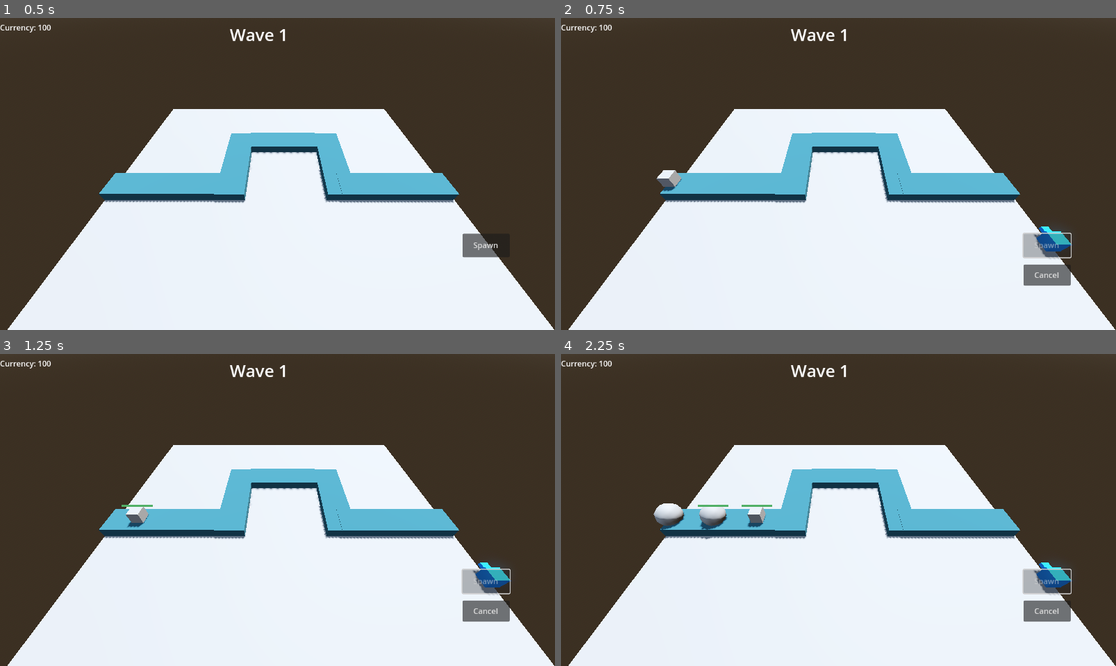
Above: before the commit, frames 1-4 (two rows, left to right).
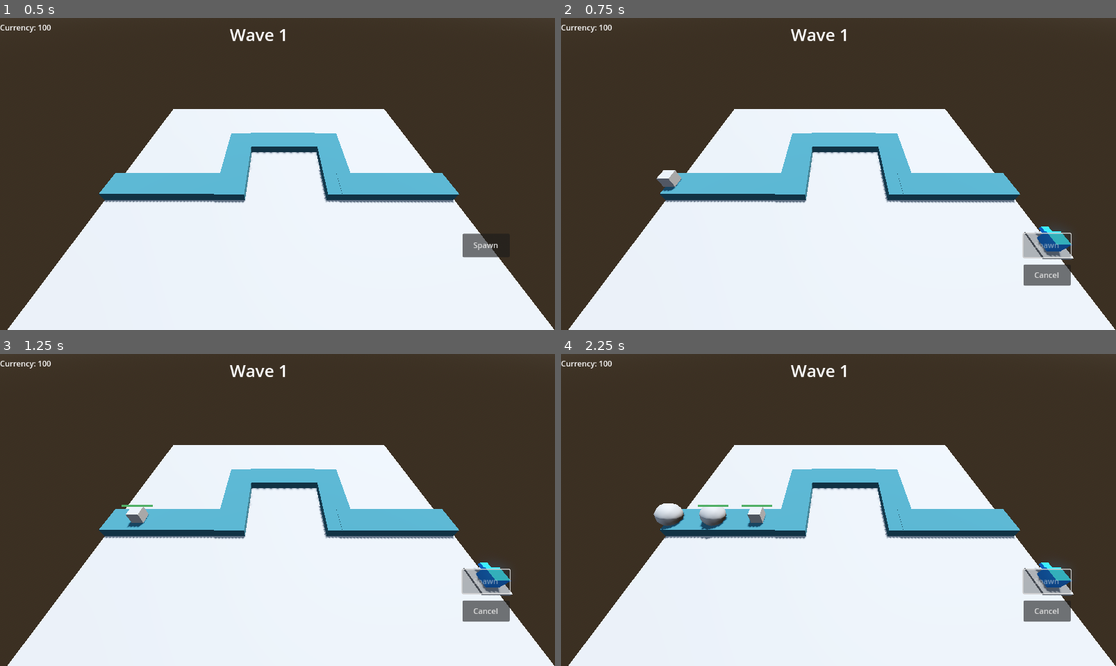
Above: after the commit, the same moments.

Repository: BurnabySouthGameDev/TowerDefence
Game: Godot game, scene res://Scenes/main.tscn
Same seed, same stepped clock (60 frames per second), same inputs: the game is played once before the commit and once after it.
Inputs:
- Up to frame 1 (0.5 s): no input
- Up to frame 2 (0.75 s): click "Spawn" at 0.5 s
- Up to frame 3 (1.25 s): no input
- Up to frame 4 (2.25 s): click "Cancel" at 1.25 s; click "Spawn" at 2 s

Frame 1 is identical in both runs. In frame 2, 0.2% of the frame differs, in the area x 83-93%, y 68-78%; in frame 3, 0.2%; in frame 4, 0.2%.

Commit message:
Added turret cap, which is only part which rotates. bullet starts at cap

Diff:
--- a/Scenes/turrets/basic_turret/basic_turret.tscn
+++ b/Scenes/turrets/basic_turret/basic_turret.tscn
@@ -22,16 +22,23 @@
 [node name="BasicTurret" type="Node3D"]
 script = ExtResource("1_orhfn")
 resource = ExtResource("2_7llsl")
-bullet_speed = 15.0
-bullet_range = 10.0
+bullet_speed = 20.0
+bullet_range = 15.0
 bullet_scene = ExtResource("3_7llsl")
 
 [node name="CSGBox3D" type="CSGBox3D" parent="."]
+transform = Transform3D(1, 0, 0, 0, 1, 0, 0, 0, 1, 0, 0.0449206, 0)
+size = Vector3(2, 0.206152, 2)
+
+[node name="TurretCap" type="Node3D" parent="."]
 unique_name_in_owner = true
-transform = Transform3D(1, 0, 0, 0, 1, 0, 0, 0, 1, 0, 0.600042, 0)
+transform = Transform3D(1, 0, 0, 0, 1, 0, 0, 0, 1, 0, 0.6, 0)
+
+[node name="CSGBox3D" type="CSGBox3D" parent="TurretCap"]
+unique_name_in_owner = true
 material = SubResource("StandardMaterial3D_txjsu")
 
-[node name="CSGBox3D2" type="CSGBox3D" parent="CSGBox3D"]
+[node name="CSGBox3D2" type="CSGBox3D" parent="TurretCap/CSGBox3D"]
 transform = Transform3D(0.52, 0, 0, 0, 0.52, 0, 0, 0, 0.52, 0, 0.0773596, -0.767816)
 size = Vector3(1, 0.505981, 1)
 material = SubResource("StandardMaterial3D_txjsu")
--- a/Scripts/turrets/basic_turret.gd
+++ b/Scripts/turrets/basic_turret.gd
@@ -41,6 +41,7 @@
 @onready var radar: Radar = $"Radar"
 @onready var reload_timer: Timer = $"ReloadTimer"
 @onready var csg_box_3d: CSGBox3D = %CSGBox3D
+@onready var turret_cap : Node3D = $"TurretCap"
 
 func _ready() -> void:
 	radar.monitoring = false
@@ -70,11 +71,11 @@
 
 func _fire_at(target: PathFollow3D) -> void:
 	var target_pos := target.global_position
-	look_at(target_pos, Vector3.UP)
+	turret_cap.look_at(target_pos, Vector3.UP)
 
 	var bullet : Node3D = bullet_scene.instantiate()
-	bullet.position = position
-	bullet.velocity = (target_pos - global_position).normalized() * bullet_speed
+	bullet.position = turret_cap.position
+	bullet.velocity = (target_pos - turret_cap.global_position).normalized() * bullet_speed
 	bullet.lifetime = bullet_range / bullet_speed
 	bullet.pierce = bullet_pierce
 	bullet.damage = resource.damage
@@ -83,8 +84,7 @@
 			get_node("/root/Main/GameUI/CurrencyDisplay/CurrencyLabel").add(5)
 	)
 
-	add_sibling(bullet)
-
+	add_child(bullet)
 
 func change_color(color: Color) -> void:
 	if csg_box_3d.material == null:
